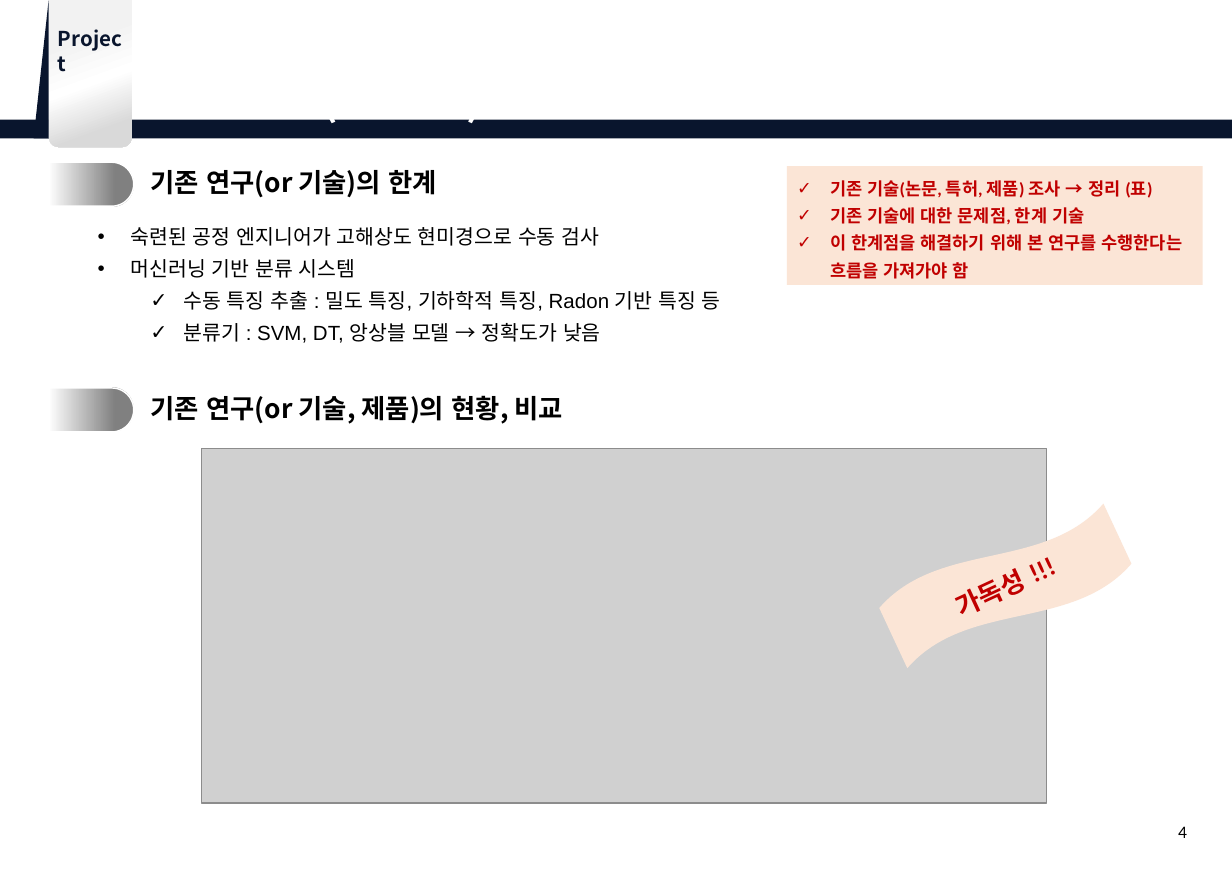
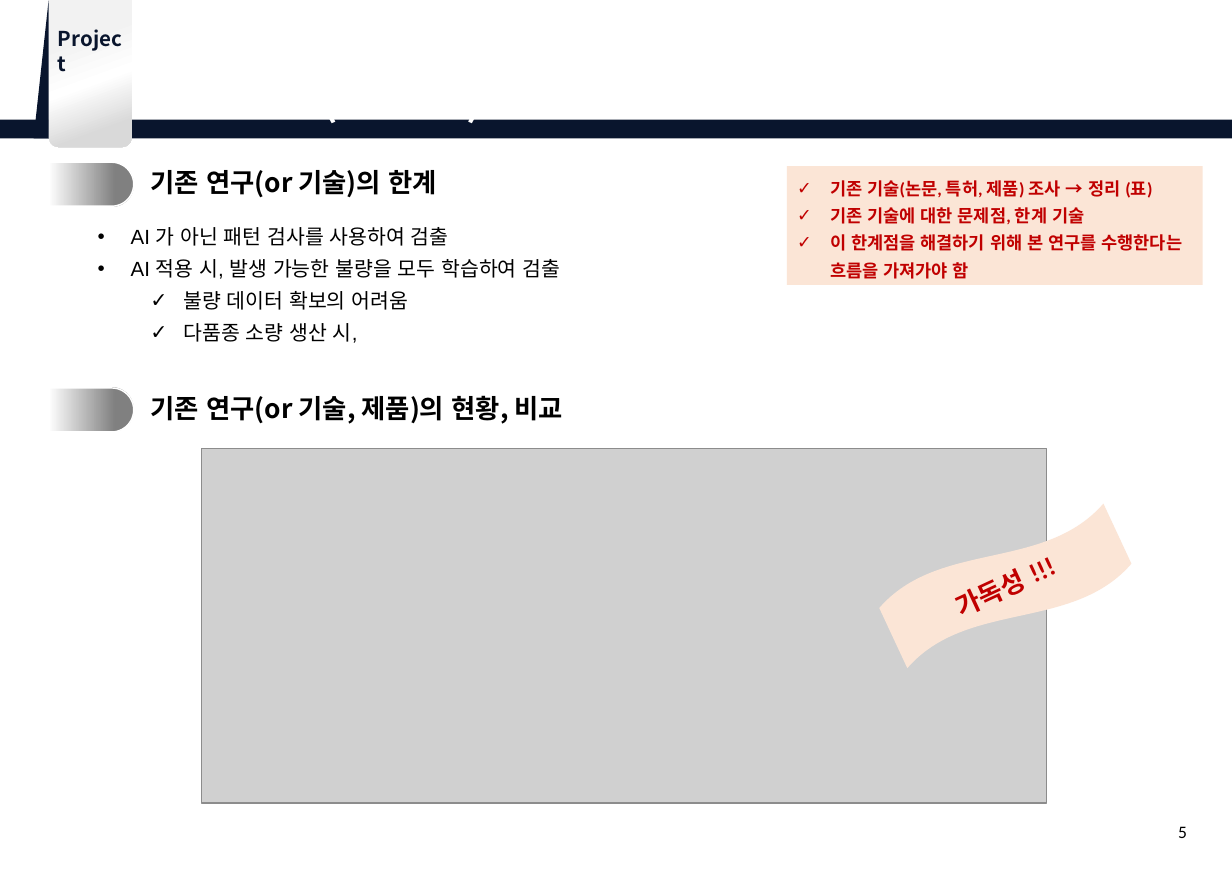
Before and after one commit to sakura09040904/Portfolio, a slide deck: slide 5 of 3. 2학년1학기/지능화 파일럿 프로젝트/[지능화파일럿] 프로젝트 계획서_(양식).pptx (slide 4 before the commit). Drawn at 1232x871 pixels with LibreOffice and Linux fonts; fonts in the diff are those of the drawing; grey boxes stand for pictures; background and template pictures are left out. Boxes give left, top, right and bottom in pixels: in the first picture for what was removed or moved away, otherwise in the second. Text is boxed around its words. In the diff, an @@ line names an element or a change of style, - is before the commit and + after.

```diff
--- a/3. 2학년1학기/지능화 파일럿 프로젝트/[지능화파일럿] 프로젝트 계획서_(양식).pptx
+++ b/3. 2학년1학기/지능화 파일럿 프로젝트/[지능화파일럿] 프로젝트 계획서_(양식).pptx
@@ text at bbox=[131, 227, 561, 343]: text changed @@
-• 숙련된 공정 엔지니어가 고해상도 현미경으로 수동 검사
-• 머신러닝 기반 분류 시스템
-  ✓ 수동 특징 추출 : 밀도 특징, 기하학적 특징, Radon 기반 특징 등
-  ✓ 분류기 : SVM, DT, 앙상블 모델 → 정확도가 낮음
+• AI 가 아닌 패턴 검사를 사용하여 검출
+• AI 적용 시, 발생 가능한 불량을 모두 학습하여 검출
+  ✓ 불량 데이터 확보의 어려움
+  ✓ 다품종 소량 생산 시,
@@ page number at bbox=[1178, 826, 1187, 838]: text changed @@
-4
+5
```
Also in this commit, not shown: 5 other slides changed, 1 slide added, 1 other file.
